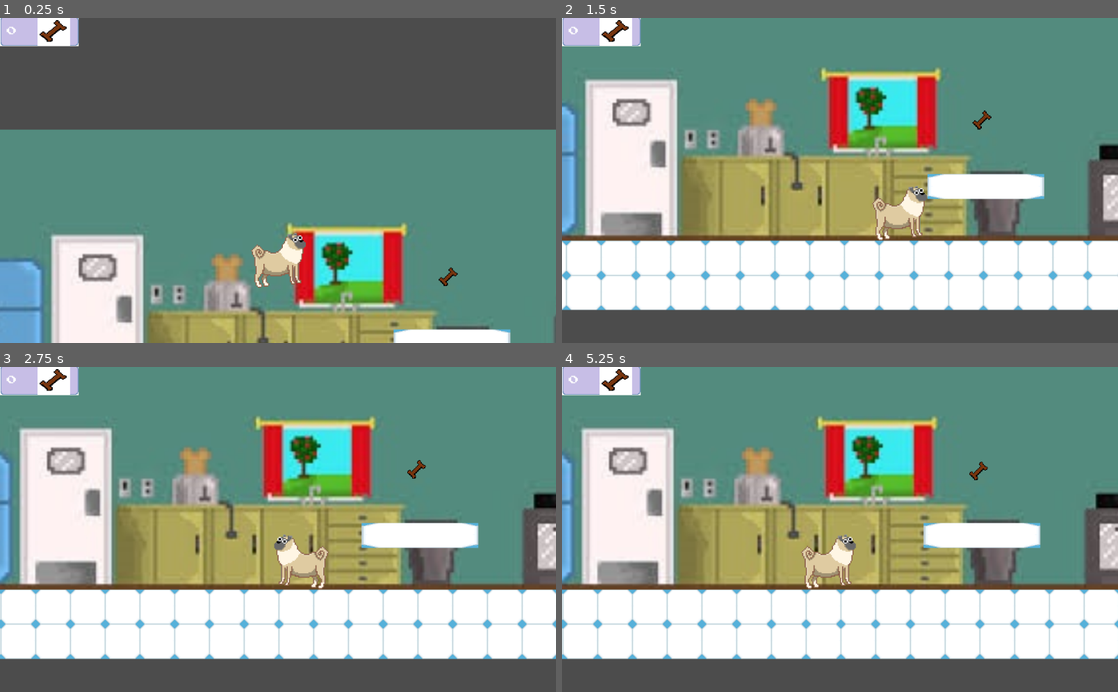
Above: before the commit, frames 1-4 (two rows, left to right).
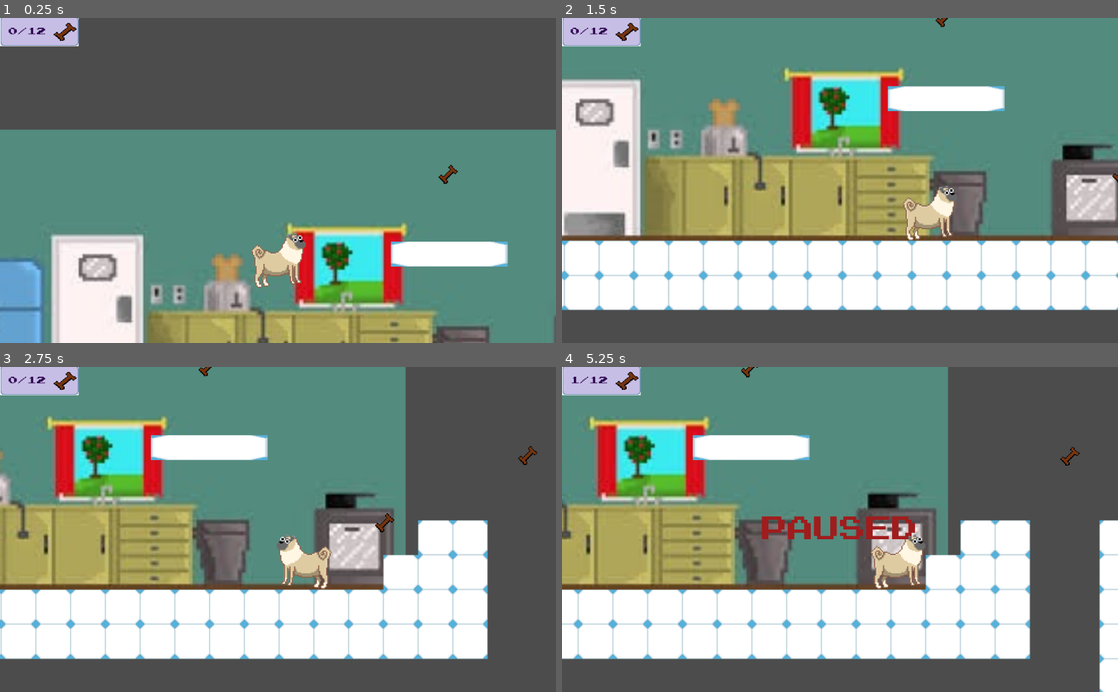
Above: after the commit, the same moments.

Repository: jakeparmstrong/Project-Ted
Game: Godot game, scene res://Levels/Kitchen/Kitchen.tscn
Two runs of this game, one before a commit and one after it. Both use one fixed random seed, a clock stepped at 60 frames per second and the inputs below.
Inputs:
- Up to frame 1 (0.25 s): no input
- Up to frame 2 (1.5 s): hold Right (ui_right) from 0.53 s (still down); tap Space (player_jump) at 0.77 s
- Up to frame 3 (2.75 s): tap Space (player_jump) at 1.52 s; release Right (ui_right) at 2.03 s; hold Left (ui_left) from 2.03 s (still down)
- Up to frame 4 (5.25 s): release Left (ui_left) at 2.78 s; hold Right (ui_right) 2.78-4.28 s; tap Space (player_jump) at 3.02, 3.77, 4.52 s; tap Escape (ui_pause, bound only after the commit) at 4.15 s; hold Left (ui_left) 4.28-5.03 s; hold Right (ui_right) from 5.03 s (still down)

The runs differ from the first frame. In frame 1, 3.3% of the frame differs, in the area x 1-92%, y 0-100%; in frame 2, 31%; in frame 3, 50%; in frame 4, 56%, in the area x 0-100%, y 0-100%.

Commit message:
added pause/unpause functionality

Diff:
--- a/HUD/BoneCounter.tscn
+++ b/HUD/BoneCounter.tscn
@@ -1,7 +1,8 @@
-[gd_scene load_steps=3 format=2]
+[gd_scene load_steps=4 format=2]
 
 [ext_resource path="res://HUD/Counter.tscn" type="PackedScene" id=1]
 [ext_resource path="res://HUD/Label.gd" type="Script" id=2]
+[ext_resource path="res://HUD/boneicon.png" type="Texture" id=3]
 
 [node name="BoneCounter" instance=ExtResource( 1 )]
 anchor_top = -0.005
@@ -9,10 +10,19 @@
 anchor_bottom = -0.005
 
 [node name="TextureRect" parent="." index="0"]
-margin_left = -191.151
-margin_top = -82.153
-margin_right = -24.1513
-margin_bottom = 102.847
+margin_left = -124.38
+margin_top = -64.9079
+margin_right = 42.6198
+margin_bottom = 120.092
+rect_scale = Vector2( 0.748133, 0.734052 )
+texture = ExtResource( 3 )
 
 [node name="Label" parent="." index="1"]
+margin_left = 17.8413
+margin_top = -72.653
+margin_right = 257.841
+margin_bottom = 93.347
+rect_scale = Vector2( 0.90233, 0.90233 )
+custom_colors/font_color = Color( 0.172549, 0.00392157, 0.301961, 1 )
+text = "10/12"
 script = ExtResource( 2 )
--- /dev/null
+++ b/HUD/Interface.gd
@@ -0,0 +1,10 @@
+extends Control
+
+signal pause_internal
+signal unpause_external
+
+func _on_Ted_pause_game() -> void:
+	emit_signal("pause_internal")
+
+func _on_PauseScreen_unpause_internal() -> void:
+	emit_signal("unpause_external")
--- a/HUD/Interface.tscn
+++ b/HUD/Interface.tscn
@@ -1,7 +1,9 @@
-[gd_scene load_steps=4 format=2]
+[gd_scene load_steps=6 format=2]
 
 [ext_resource path="res://HUD/BoneCounter.tscn" type="PackedScene" id=1]
 [ext_resource path="res://Fonts/PressStart2P-vaV7.ttf" type="DynamicFontData" id=2]
+[ext_resource path="res://HUD/PauseScreen.gd" type="Script" id=3]
+[ext_resource path="res://HUD/Interface.gd" type="Script" id=4]
 
 [sub_resource type="DynamicFont" id=1]
 size = 48
@@ -11,6 +13,7 @@
 [node name="Interface" type="Control"]
 anchor_right = 1.0
 anchor_bottom = 1.0
+script = ExtResource( 4 )
 __meta__ = {
 "_edit_use_anchors_": false
 }
@@ -33,3 +36,24 @@
 __meta__ = {
 "_edit_use_anchors_": false
 }
+
+[node name="PauseScreen" type="Label" parent="."]
+pause_mode = 2
+visible = false
+anchor_left = 0.5
+anchor_top = 0.5
+anchor_right = 0.5
+anchor_bottom = 0.5
+margin_left = -144.0
+margin_top = -24.0
+margin_right = 144.0
+margin_bottom = 24.0
+custom_fonts/font = SubResource( 1 )
+custom_colors/font_color = Color( 0.635294, 0.113725, 0.113725, 1 )
+text = "PAUSED"
+script = ExtResource( 3 )
+__meta__ = {
+"_edit_use_anchors_": false
+}
+[connection signal="pause_internal" from="." to="PauseScreen" method="_on_Interface_pause_internal"]
+[connection signal="unpause_internal" from="PauseScreen" to="." method="_on_PauseScreen_unpause_internal"]
--- a/HUD/Label.gd
+++ b/HUD/Label.gd
@@ -1,13 +1,9 @@
 extends Label
-
-# Declare member variables here. Examples:
-# var a: int = 2
-# var b: String = "text"
 
 
 # Called when the node enters the scene tree for the first time.
 func _ready() -> void:
-	text = '0'
+	text = '0/12' #would be nicer to automate this
 
 
 # Called every frame. 'delta' is the elapsed time since the previous frame.
--- /dev/null
+++ b/HUD/PauseScreen.gd
@@ -0,0 +1,40 @@
+extends Label
+
+signal unpause_internal
+var is_paused = false
+var pause_released = false
+
+func handle_pause():
+	self.set_is_paused(true)
+	self.set_pause_released(false)
+	self.set_visible(true)
+
+func handle_unpause():
+	self.set_is_paused(false)
+	self.set_pause_released(true)
+	self.set_visible(false)
+
+func get_is_paused():
+	return is_paused
+
+func set_is_paused(setter):
+	is_paused = setter
+
+func get_pause_released():
+	return pause_released
+
+func set_pause_released(setter):
+	pause_released = setter
+
+func get_input(delta):
+	if not get_pause_released():
+		if Input.is_action_just_released("ui_pause"):
+			set_pause_released(true)
+	else:
+		if Input.is_action_just_pressed("ui_pause"):
+			handle_unpause()
+			emit_signal("unpause_internal")
+
+func _process(delta: float) -> void:
+	if is_paused:
+		get_input(delta)
--- a/Levels/Kitchen/Kitchen.gd
+++ b/Levels/Kitchen/Kitchen.gd
@@ -1,9 +1,25 @@
 extends Node2D
 
 var bone_score = 0
+var number_of_bones = 12
+var stop_animation = false
 
 onready var bone_score_text = get_node("CanvasLayer/Interface/BoneCounter/Label")
 
 func _on_Bone_bone_collected() -> void:
 	bone_score += 1
-	bone_score_text.text = str(bone_score)
+	bone_score_text.text = str(bone_score)+"/"+str(number_of_bones)
+	if bone_score == number_of_bones:
+		get_node("CanvasLayer/Interface/StageClear").set_visible(true)
+		get_tree().paused = true
+
+func _on_Ted_pause_game() -> void:
+	get_tree().paused = true
+	var pause_screen = get_node("CanvasLayer/Interface/PauseScreen")
+	pause_screen.handle_pause()
+
+
+
+func _on_Interface_unpause_external() -> void:
+	get_tree().paused = false
+	get_node("CanvasLayer/Interface/PauseScreen").set_visible(false)
--- a/Levels/Kitchen/Kitchen.tscn
+++ b/Levels/Kitchen/Kitchen.tscn
@@ -26,7 +26,7 @@
 smoothing_enabled = true
 
 [node name="Bone" parent="." instance=ExtResource( 1 )]
-position = Vector2( 829.087, 291.272 )
+position = Vector2( 829.087, 102.2 )
 
 [node name="Bone10" parent="." instance=ExtResource( 1 )]
 position = Vector2( 3183.11, 549.389 )
@@ -62,7 +62,7 @@
 position = Vector2( 932.333, 1024.64 )
 
 [node name="Platform" parent="." instance=ExtResource( 5 )]
-position = Vector2( 836.053, 412.025 )
+position = Vector2( 831.142, 249.963 )
 
 [node name="TileMap" type="TileMap" parent="."]
 tile_set = ExtResource( 4 )
@@ -70,8 +70,12 @@
 tile_data = PoolIntArray( 65529, 0, 0, 65530, 0, 0, 65531, 0, 0, 65532, 0, 0, 65533, 0, 0, 61, 0, 0, 62, 0, 0, 63, 0, 0 …(4416 unchanged characters)…
 
 [node name="CanvasLayer" type="CanvasLayer" parent="."]
+pause_mode = 2
 
 [node name="Interface" parent="CanvasLayer" instance=ExtResource( 6 )]
+pause_mode = 2
+[connection signal="pause_game" from="Ted" to="CanvasLayer/Interface" method="_on_Ted_pause_game"]
+[connection signal="pause_game" from="Ted" to="." method="_on_Ted_pause_game"]
 [connection signal="bone_collected" from="Bone" to="." method="_on_Bone_bone_collected"]
 [connection signal="bone_collected" from="Bone10" to="." method="_on_Bone_bone_collected"]
 [connection signal="bone_collected" from="Bone11" to="." method="_on_Bone_bone_collected"]
@@ -84,3 +88,4 @@
 [connection signal="bone_collected" from="Bone7" to="." method="_on_Bone_bone_collected"]
 [connection signal="bone_collected" from="Bone8" to="." method="_on_Bone_bone_collected"]
 [connection signal="bone_collected" from="Bone9" to="." method="_on_Bone_bone_collected"]
+[connection signal="unpause_external" from="CanvasLayer/Interface" to="." method="_on_Interface_unpause_external"]
--- a/Ted/Ted.gd
+++ b/Ted/Ted.gd
@@ -1,5 +1,7 @@
+extends KinematicBody2D
 
-extends KinematicBody2D
+signal pause_game
+
 var moving_right
 var velocity = Vector2()
 var walk_speed = 350
@@ -10,12 +12,13 @@
 var jump_button_timer = 0
 var allow_jump = true
 var max_jump_length_s = 1.5
-var bone_count = 0
 
 func _ready() -> void:
 	moving_right = true
 
 func get_input(delta):
+	if Input.is_action_just_pressed("ui_pause"):
+		emit_signal("pause_game")
 	if Input.is_action_pressed("ui_right"):
 		moving_right = true
 		if velocity.x < walk_speed:
--- a/project.godot
+++ b/project.godot
@@ -31,6 +31,11 @@
 "events": [ Object(InputEventKey,"resource_local_to_scene":false,"resource_name":"","device":0,"alt":false,"shift":false,"control":false,"meta":false,"command":false,"pressed":false,"scancode":32,"unicode":0,"echo":false,"script":null)
  ]
 }
+ui_pause={
+"deadzone": 0.5,
+"events": [ Object(InputEventKey,"resource_local_to_scene":false,"resource_name":"","device":0,"alt":false,"shift":false,"control":false,"meta":false,"command":false,"pressed":false,"scancode":16777217,"unicode":0,"echo":false,"script":null)
+ ]
+}
 
 [rendering]
 
Binary file added: HUD/boneicon.png
Not shown, added: HUD/boneicon.png.import
